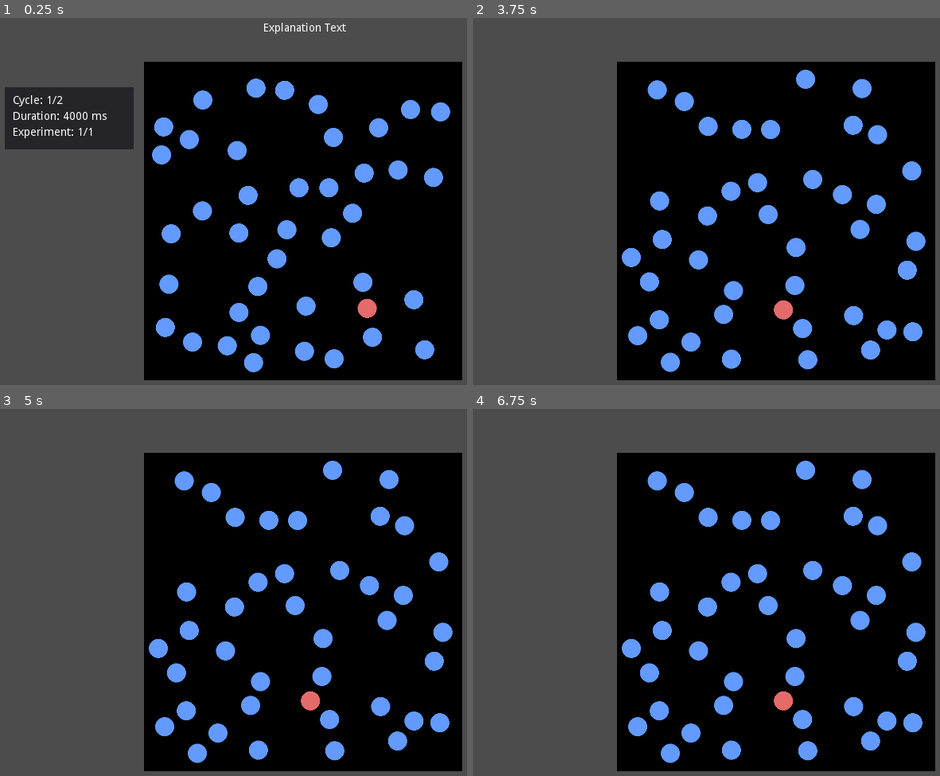
Above: before the commit, frames 1-4 (two rows, left to right).
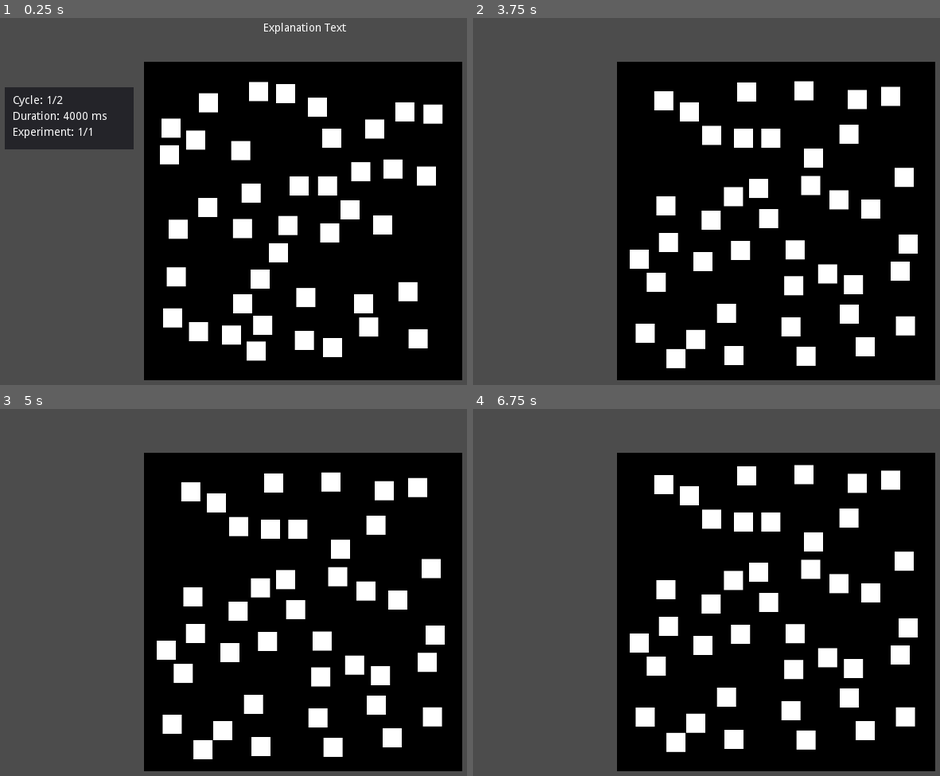
Above: after the commit, the same moments.

Repository: nevs-devs/preattentiv
Game: Godot game, scene res://Main.tscn
The game is run twice, just before and just after one commit, with the same random seed, the same clock (stepped at 60 frames per second) and the same inputs.
Inputs:
- Up to frame 1 (0.25 s): no input
- Up to frame 2 (3.75 s): tap Enter (ui_accept) at 0.5, 0.6, 0.77, 1.07, 1.25, 1.35, 1.52, 1.82, 2, 2.1, 2.85, 3.02, 3.32, 3.5, 3.6 s
- Up to frame 3 (5 s): tap Enter (ui_accept) at 3.77, 4.07, 4.35, 4.52, 4.82 s
- Up to frame 4 (6.75 s): tap Enter (ui_accept) at 5.1, 5.85, 6.02, 6.32, 6.6 s

The runs differ from the first frame. In frame 1, 12% of the frame differs, in the area x 32-97%, y 16-97%; in frame 2, 12%; in frame 3, 12%, in the area x 31-97%, y 14-97%; in frame 4, 12%.

Commit message:
tests w/ motion

Diff:
--- a/Main.gd
+++ b/Main.gd
@@ -34,7 +34,8 @@
 
 func setup_experiments():
 	EXPERIMENTS = [
-		Experiment.new("red_circle", ["blue_circle"], 40)
+		Experiment.new("size1", ["motion"], 40)
+		#Experiment.new("red_circle", ["blue_circle"], 40)
 	]
 
 func _ready():
@@ -51,7 +52,8 @@
 	$"Result".visible = false
 	mode = EXPLANATION_MODE
 	$"Show".clear()
-	$"Show".show_objects("red_circle", ["blue_circle"], 40, true)
+	#$"Show".show_objects("red_circle", ["blue_circle"], 40, true)
+	$"Show".show_objects("size1", ["motion"], 40, true)
 
 	# setup round
 	subject_included = bool(randi() % 2)
@@ -62,7 +64,8 @@
 	$"Show".visible = false
 	$"Result".visible = false
 	$"Show".clear()
-	$"Show".show_objects("red_circle", ["blue_circle"], 40, subject_included)
+	#$"Show".show_objects("red_circle", ["blue_circle"], 40, subject_included)
+	$"Show".show_objects("size1", ["motion"], 40, subject_included)
 	time_counter = COUNTDOWN_TIME
 	mode = COUNTDOWN_MODE
 
--- a/Show.gd
+++ b/Show.gd
@@ -1,7 +1,11 @@
 extends Node2D
+
+const MARGIN: float = 20.0
 
 var object_scene: PackedScene = preload("res://Object.tscn")
 var objects: Array = []
+var width: float = 0.0
+var height: float = 0.0
 
 func show_objects(subject: String, distractors: Array, count: int, show_subject: bool = true, scaling: float = 0.5, rotating: bool = false):
 	if show_subject:
@@ -19,11 +23,13 @@
 
 func _ready() -> void:
 	randomize()
+	width = $ColorRect.rect_size.x
+	height = $ColorRect.rect_size.y
 
 #func _process(delta) -> void:
 #	if Input.is_action_just_pressed("ui_accept"):
-#	#	clear()
-#	#	show_objects("size1", ["motion"], 20, true, 0.5, false)
+#		clear()
+#		show_objects("size1", ["motion"], 20, true, 0.5, false)
 
 func _spawn_object(type: String, scaling: float, rotating: bool) -> void:
 	var obj = object_scene.instance()
@@ -40,13 +46,18 @@
 func _random_free_position(scaling: float) -> Vector2:
 	var pos_found = false
 	var pos = Vector2.ZERO
-	var margin = 64 * scaling
+	var min_distance = 64 * scaling
 
 	while not pos_found:
 		pos_found = true
-		pos = Vector2(randf() * (400 - margin) - (200 - margin / 2.0), randf() * (400 - margin) - (200 - margin / 2.0))
+
+		pos = Vector2(
+			randf() * (width - MARGIN - min_distance) - ((width - MARGIN - min_distance) / 2.0),
+			randf() * (height - MARGIN - min_distance) - ((height - MARGIN - min_distance) / 2.0)
+		)
+
 		for o in objects:
-			if pos.distance_to(o.position) < margin:
+			if pos.distance_to(o.position) < min_distance:
 				pos_found = false
 				break
 
